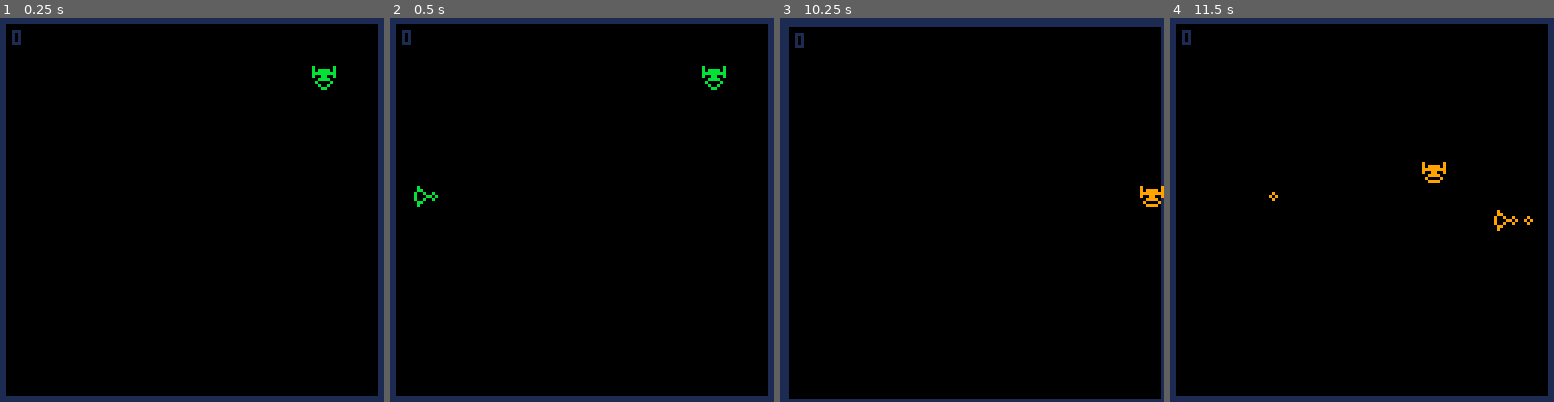
Above: before the commit, frames 1-4 (left to right).
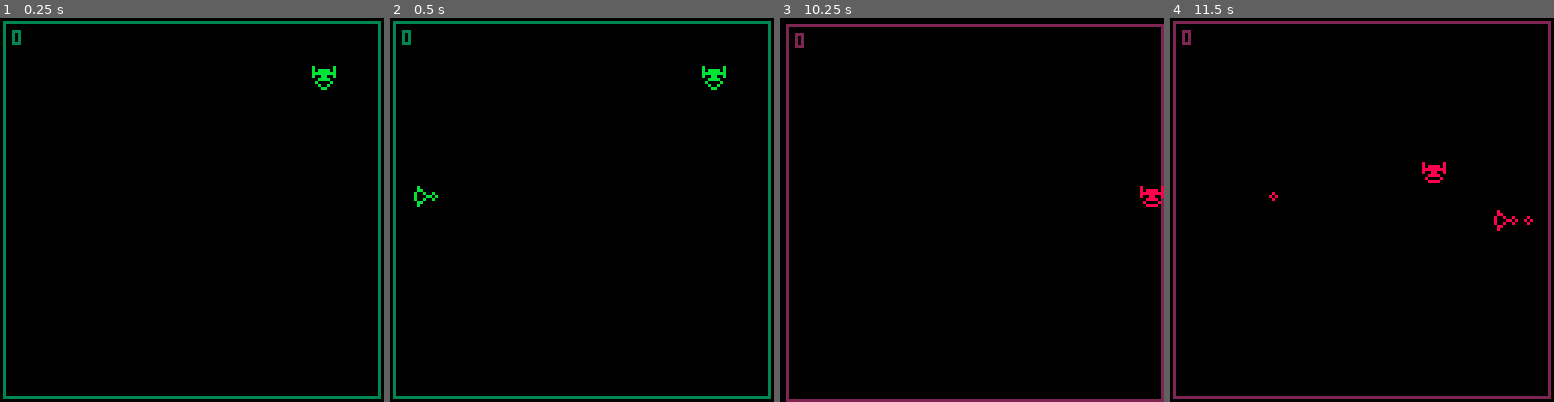
Above: after the commit, the same moments.

Repository: alxgnon/pico-8
Game: PICO-8 cartridge nack.p8
Two runs of this game, one before a commit and one after it. Both use one fixed random seed, a clock stepped at 60 frames per second and the inputs below.
Inputs:
- Up to frame 1 (0.25 s): no input
- Up to frame 2 (0.5 s): tap X (X key) at 0.33 s
- Up to frame 3 (10.25 s): tap O (Z key) at 0.7, 1.7, 2.1, 2.5, 2.9, 3.3, 3.7, 4.1, 4.5, 4.9, 5.3, 5.7, 6.1, 6.5, 6.9, 7.3, 7.7, 8.1, 8.5, 8.9, 9.3, 9.7, 10.1 s; tap X (X key) at 1.07, 1.85, 2.97, 4.08, 5.2, 6.32, 7.43, 8.55, 9.67 s; hold Right 1.6-2.1 s; hold Up 2.15-2.42 s; hold Right 2.47-3.03 s; hold Left 3.08-3.58 s; hold Down 3.63-3.97 s; hold Right 4.02-4.68 s; hold Up 4.73-5.03 s; hold Left 5.08-5.68 s; hold Down 5.73-6.03 s; hold Right 6.08-6.58 s; hold Right 6.63-7.13 s; hold Up 7.18-7.45 s; hold Right 7.5-8.07 s; hold Left 8.12-8.62 s; hold Down 8.67-9 s; hold Right 9.05-9.72 s; hold Up 9.77-10.07 s; hold Left from 10.12 s (still down)
- Up to frame 4 (11.5 s): tap O (Z key) at 10.5, 10.9, 11.3 s; release Left at 10.72 s; hold Down 10.77-11.07 s; tap X (X key) at 10.78 s; hold Right from 11.12 s (still down)

The runs differ from the first frame. In frame 1, 6.2% of the frame differs, in the area x 0-100%, y 0-100%; in frame 2, 6.2%; in frame 3, 6.4%; in frame 4, 6.6%.

Commit message:
nack: 3 hp with better colors

Diff:
--- a/nack.p8
+++ b/nack.p8
@@ -10,8 +10,8 @@
 function new_player(x, y)
 	return {
 		x = x, y = y,
-		hp = 4,
-		charge = -1,
+		hp = 3,
+		charge = 0,
 		hurt = -1,
 		move = move_player,
 		draw = draw_player
@@ -52,12 +52,25 @@
 		and by < ay + 3
 end
 
+function hp_pal(a)
+	if a.hp == 2 then
+		pal(11, 10)
+		pal(3, 4)
+	elseif a.hp == 1 then
+		pal(11, 8)
+		pal(3, 2)
+	else
+		pal(11, 6)
+		pal(3, 5)
+	end
+end
+
 function check_player_dmg(a)
 	for b in all(state.baddies) do
 		if touching(a, b) then
 			a.hurt = 24
 			a.hp -= 1
-			pal(11, 7 + a.hp)
+			hp_pal(a)
 		end
 	end
 end
@@ -70,8 +83,7 @@
 
 -- shots ======================
 function can_shoot(a)
-	a.charge += 1
-	return a.charge % 4 == 0
+	return a.charge % 5 == 0
 		and #state.shots < 6
 		and a.hurt < 0
 end
@@ -85,8 +97,9 @@
 				dx = a.f and -3 or 3
 			})
 		end
+		a.charge += 1
 	else
-		a.charge = -1
+		a.charge = 0
 	end
 end
 
@@ -236,9 +249,9 @@
 end
 
 function _draw()
-	cls "1"
-	rectfill(2,2,125,125,0)
-	print(level,4,4,1)
+	cls()
+	rect(1,1,126,126,3)
+	print(level,4,4,3)
 	state:draw()
 end
 __gfx__
